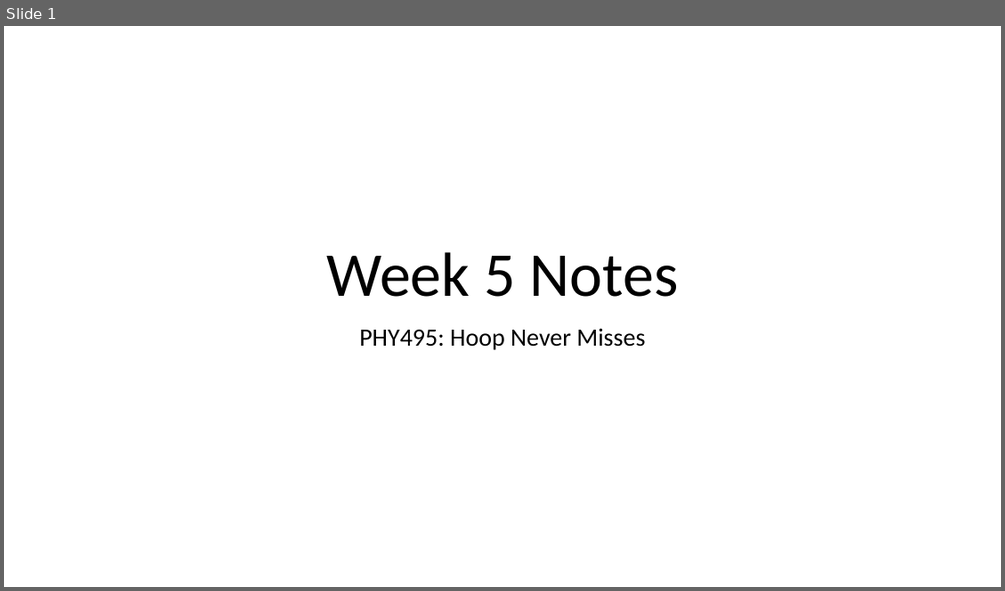
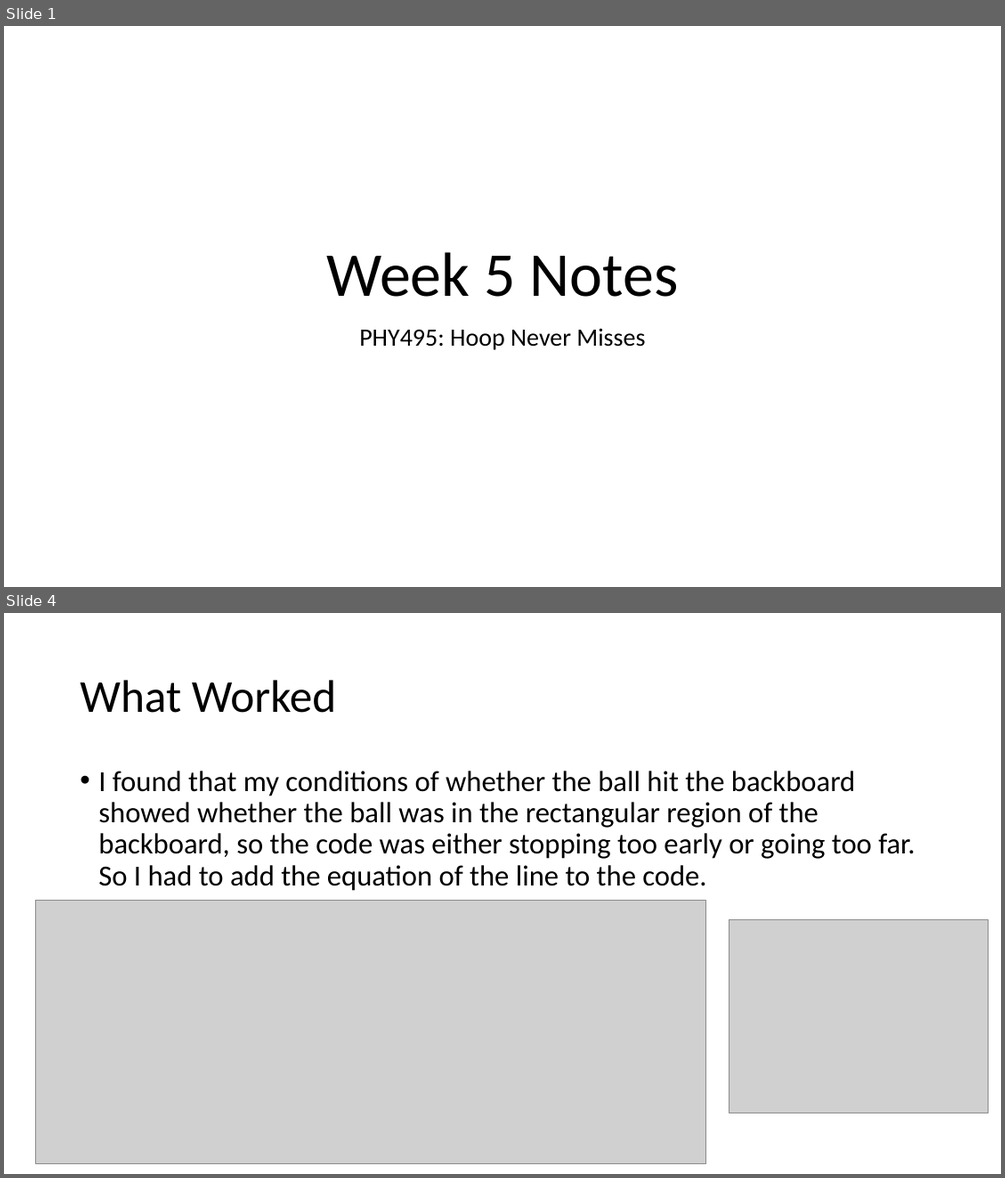
Before and after one commit to cawelch/hoop-never-misses, a slide deck: Weekly Presentations/Week 5.pptx. Shown one above the other, each under a label of ours: slide 1 before the commit, slides 1 and 4 after it; the slides between them are not shown. The pictures are 1005x591 and 1005x1178 pixels, drawn with LibreOffice and Linux fonts; fonts in the diff are those of the drawing; grey boxes stand for pictures. Boxes give left, top, right and bottom in pixels: in the first picture for what was removed or moved away, otherwise in the second. Text is boxed around its words. In the diff, an @@ line names an element or a change of style, - is before the commit and + after.

Commit message:
Worked on percent in function for different backboard angles and started to look at comparisons between backboard angles

```diff
--- a/Weekly Presentations/Week 5.pptx
+++ b/Weekly Presentations/Week 5.pptx
@@ slide 4 added at bbox=[4, 613, 1001, 1174], background #FFFFFF @@
@@ title added at bbox=[80, 680, 337, 713], 44 pt, text #000000 @@
+What Worked
@@ text added at bbox=[98, 771, 914, 891], 28 pt, text #000000 @@
+• I found that my conditions of whether the ball hit the backboard showed whether the ball was in the rectangular region of the backboard, so the code was either stopping too early or going too far. So I had to add the equation of the line to the code.
@@ picture added at bbox=[35, 900, 706, 1163] @@
@@ picture added at bbox=[729, 919, 988, 1113] @@
```
Also in this commit, not shown: 4 slides changed, 3 other slides added, 1 slide removed, 9 other files.
